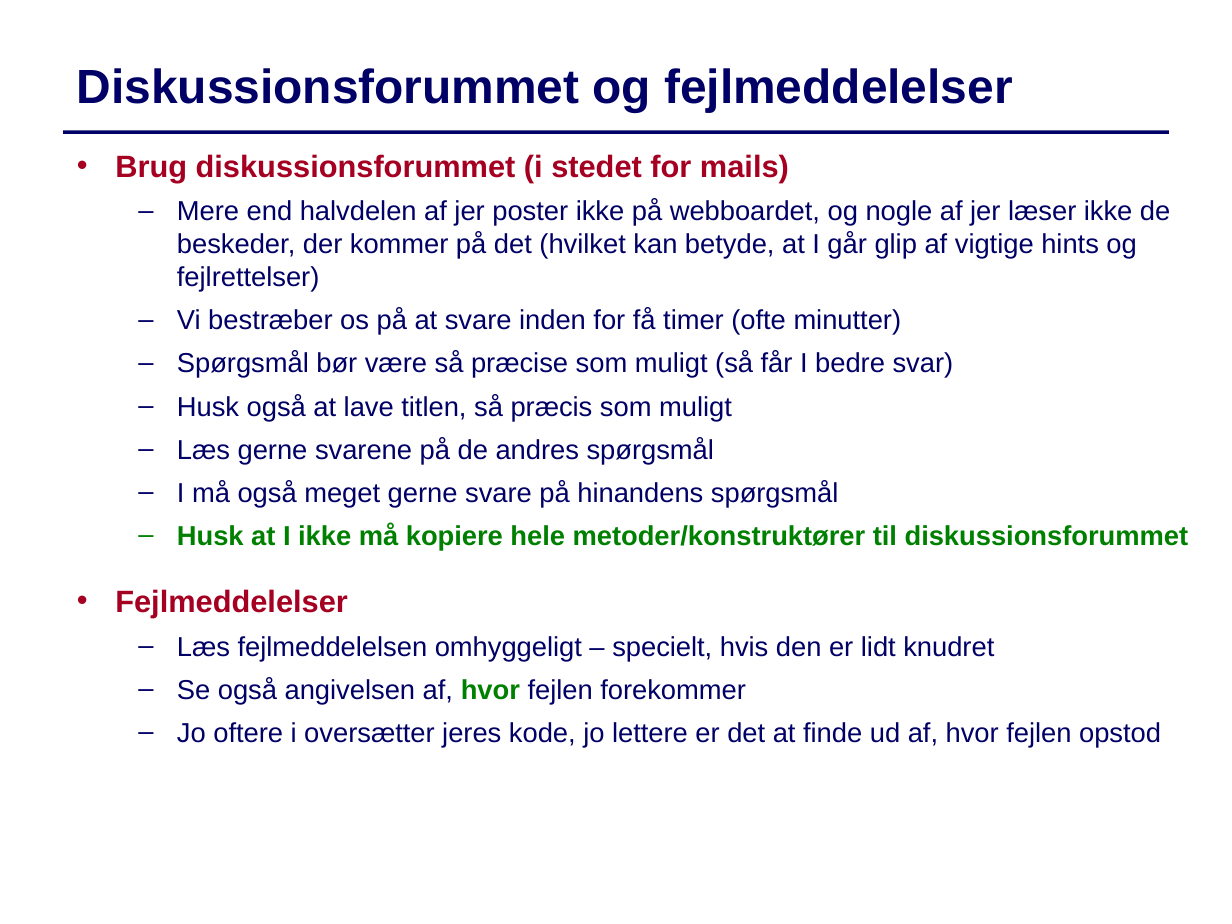
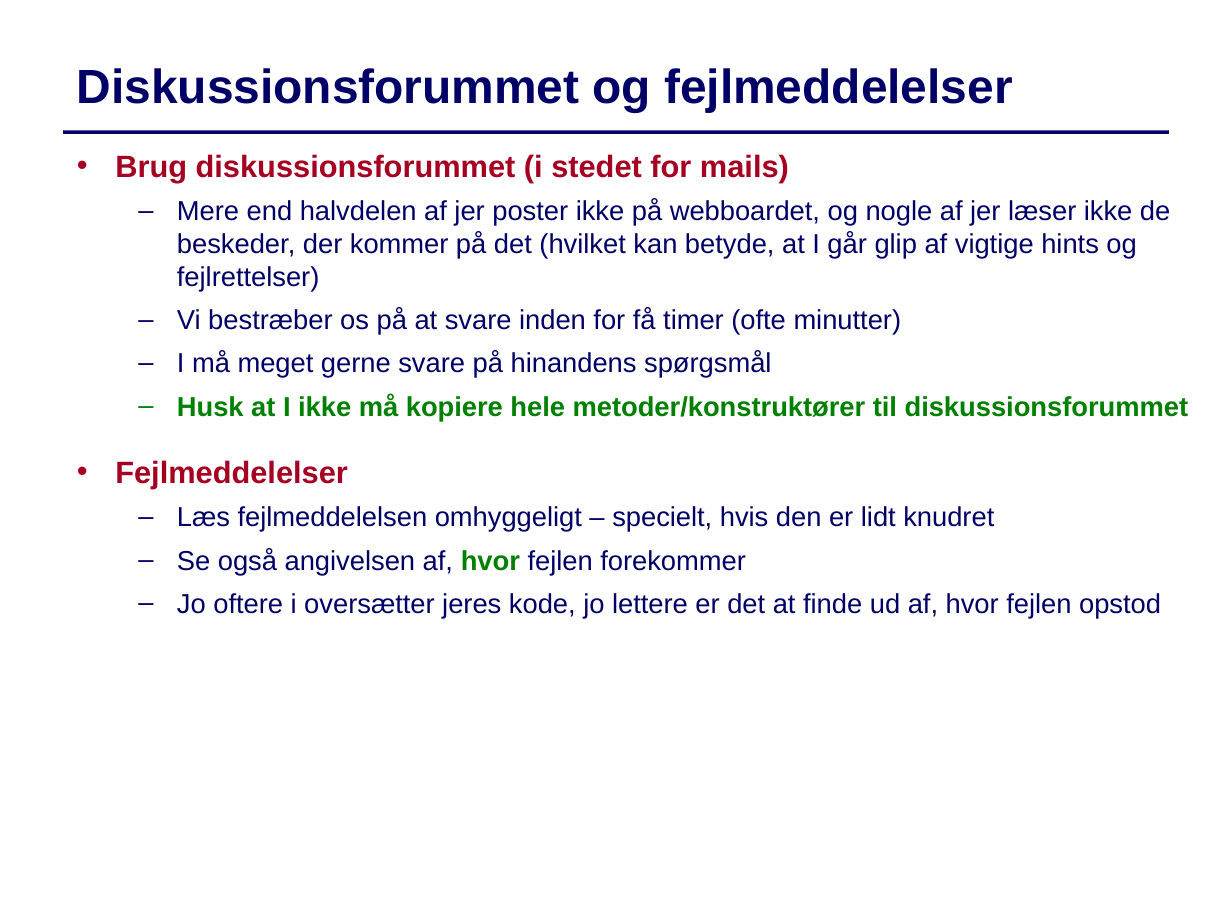
Before and after one commit to IntProgAU/Materiale, a slide deck: slide 5 of web/g25/status/Status3.pptx. Drawn at 1232x924 pixels with LibreOffice and Linux fonts; fonts in the diff are those of the drawing. Boxes give left, top, right and bottom in pixels: in the first picture for what was removed or moved away, otherwise in the second. Text is boxed around its words. In the diff, an @@ line names an element or a change of style, - is before the commit and + after.

```diff
--- a/web/g25/status/Status3.pptx
+++ b/web/g25/status/Status3.pptx
@@ text at box(177, 351, 771, 378): text changed @@
-  – Spørgsmål bør være så præcise som muligt (så får I bedre svar)
-  – Husk også at lave titlen, så præcis som muligt
-  – Læs gerne svarene på de andres spørgsmål
-  – I må også meget gerne svare på hinandens spørgsmål
+  – I må meget gerne svare på hinandens spørgsmål
```
Also in this commit, not shown: 2 other slides changed.
